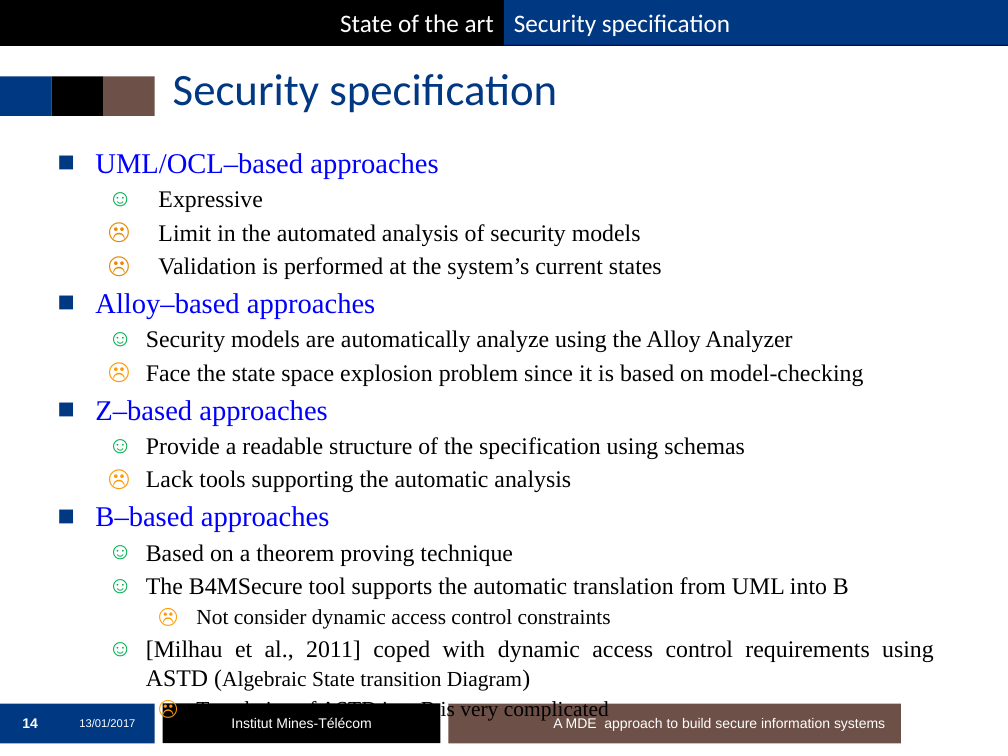
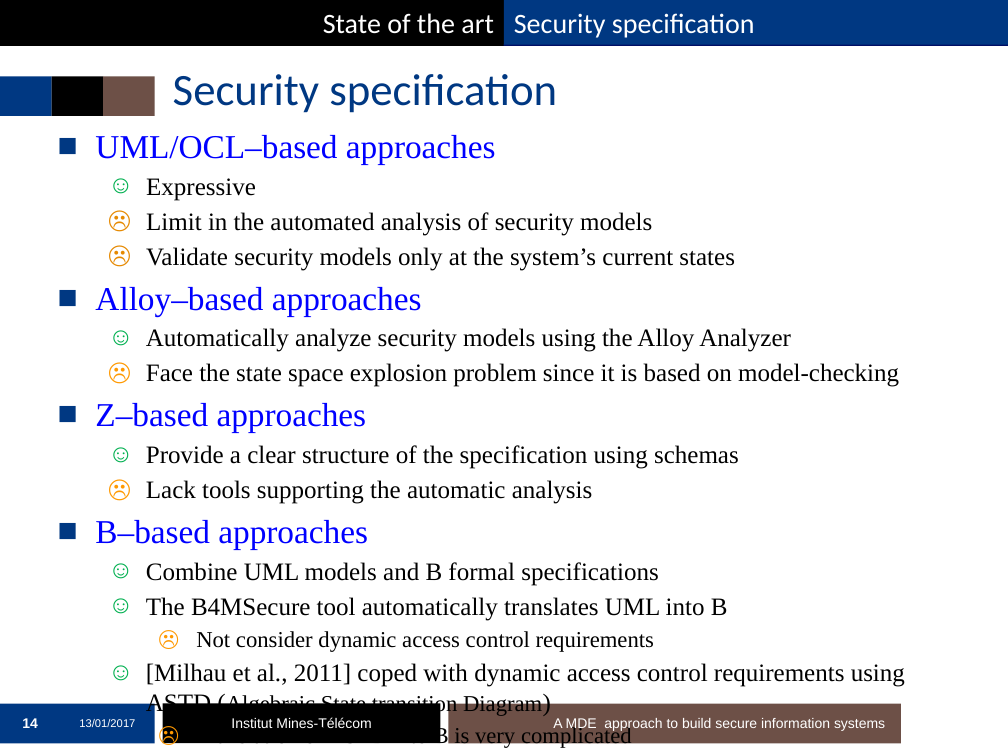
Before and after one commit to mai-ng/phdDefense, a slide deck: slide 14 of slides/presentation-defense.pptx. Drawn at 1008x756 pixels with LibreOffice and Linux fonts; fonts in the diff are those of the drawing; background and template pictures are left out. Boxes give left, top, right and bottom in pixels: in the first picture for what was removed or moved away, otherwise in the second. Text is boxed around its words. In the diff, an @@ line names an element or a change of style, - is before the commit and + after.

```diff
--- a/slides/presentation-defense.pptx
+++ b/slides/presentation-defense.pptx
@@ rectangle "State of the art" at (39,0,504,44): size 18 to 20 pt @@
@@ rectangle "Security specification" at (504,0,1008,44): size 18 to 20 pt @@
@@ text "UML/OCL–based approaches": place and size @@
-text "UML/OCL–based approaches" at (95,153,934,691)
+text "UML/OCL–based approaches" at (95,135,905,704)
@@ text at (95,135,905,704): size 20.4 to 23.8 pt in "UML/OCL–based approaches", "Alloy–based approaches", "Z–based approaches", "B–based approaches"; size 17 to 17.9 pt in "Expressive", "Limit in the automated analysis of security ...", "Face the state space explosion problem since ...", "Lack tools supporting the automatic analysis" and 1 more places; size 15.3 to 16.1 pt in "(Algebraic State transition Diagram)", "Translation of ASTD into B is very ..."; alignment justified to left; indent changed @@
@@ text at (146,247,735,271): text changed; size 17 to 17.9 pt @@
-  ☹ Validation is performed at the system’s current states
+  ☹ Validate security models only at the system’s current states
@@ text at (146,328,791,352): text changed; size 17 to 17.9 pt @@
-  ☺ Security models are automatically analyze using the Alloy Analyzer
+  ☺ Automatically analyze security models using the Alloy Analyzer
@@ text at (146,445,739,469): text changed; size 17 to 17.9 pt @@
-  ☺ Provide a readable structure of the specification using schemas
+  ☺ Provide a clear structure of the specification using schemas
@@ text at (146,562,728,652): text changed; size 17 to 17.9 pt @@
-  ☺ Based on a theorem proving technique
-  ☺ The B4MSecure tool supports the automatic translation from UML into B
-    ☹ Not consider dynamic access control constraints
+  ☺ Combine UML models and B formal specifications
+  ☺ The B4MSecure tool automatically translates UML into B
+    ☹ Not consider dynamic access control requirements
```
Also in this commit, not shown: 63 other slides changed, 2 slides added, 5 slides removed.
